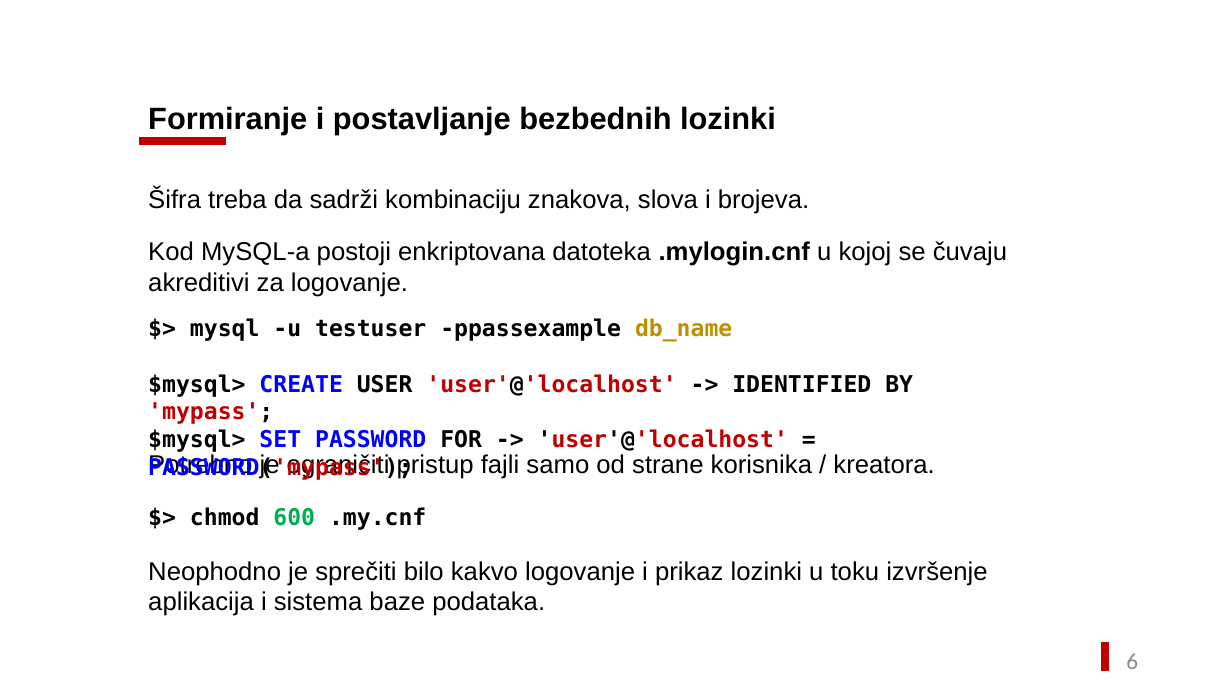
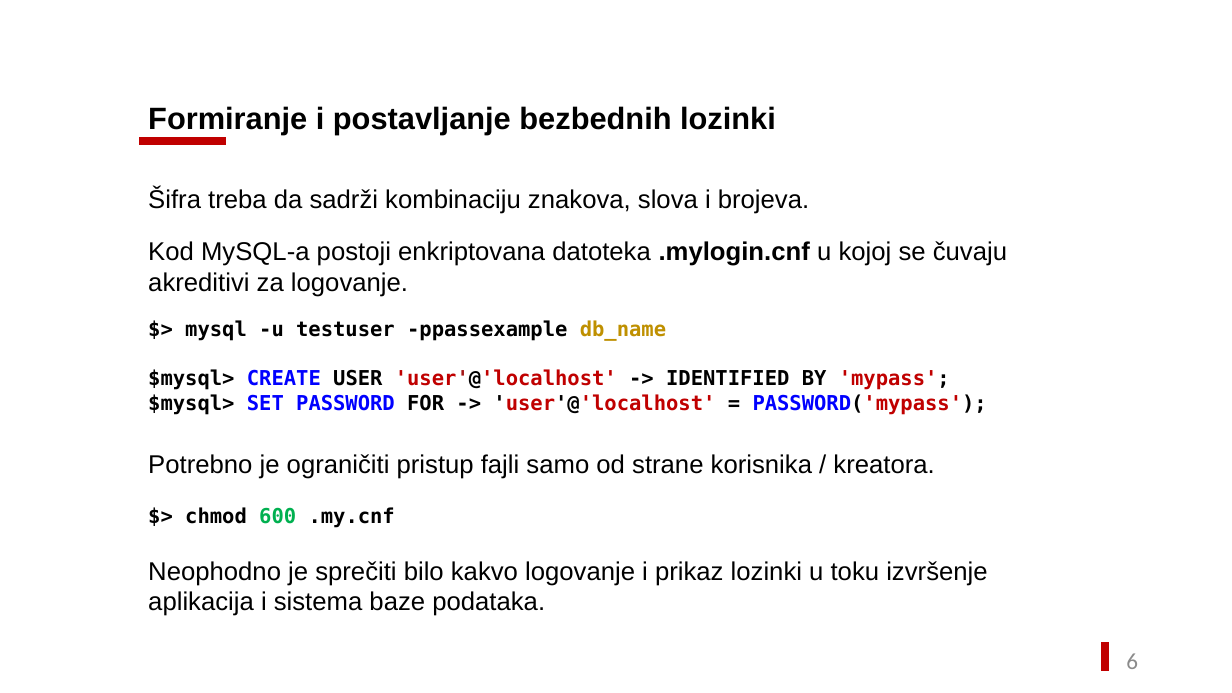
Before and after one commit to mixy98e/Sistemi-Baza-Podataka-Seminarski, a slide deck: slide 7 of Seminarski Rad 2/Milan Stankovic 1407 - Sistemi za upravljanje bazama podataka.pptx. Drawn at 1232x693 pixels with LibreOffice and Linux fonts; fonts in the diff are those of the drawing. Boxes give left, top, right and bottom in pixels: in the first picture for what was removed or moved away, otherwise in the second. Text is boxed around its words. In the diff, an @@ line names an element or a change of style, - is before the commit and + after.

```diff
--- a/Seminarski Rad 2/Milan Stankovic 1407 - Sistemi za upravljanje bazama podataka.pptx
+++ b/Seminarski Rad 2/Milan Stankovic 1407 - Sistemi za upravljanje bazama podataka.pptx
@@ text "$> mysql -u testuser -ppassexample ..." at (x1=148, y1=320, x2=987, y2=415): size 18 to 16 pt @@
@@ text "$> chmod 600 .my.cnf" at (x1=185, y1=507, x2=395, y2=528): size 18 to 16 pt @@
```
Also in this commit, not shown: 2 other slides changed, 1 other file.
